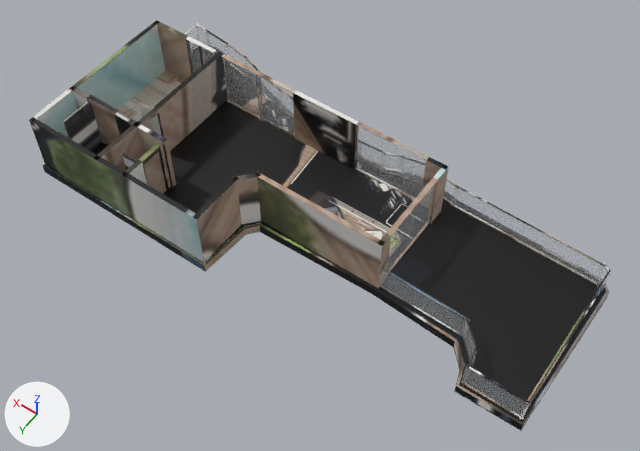
Two versions of the glTF model _bake/glb/kent-53/model.glb, one commit apart.
One viewpoint serves both versions: a 50 mm lens placed at (-11.04, 15.64, 23.57), pointed at (-0.43, 0.79, 0.23). Arrows for +X, +Y and +Z are at lower left; the lights stay in place. The picture after the commit comes second. Where no turn or scale is listed for an object, it has been applied to the vertices. Vertices at exactly the same position are counted once.
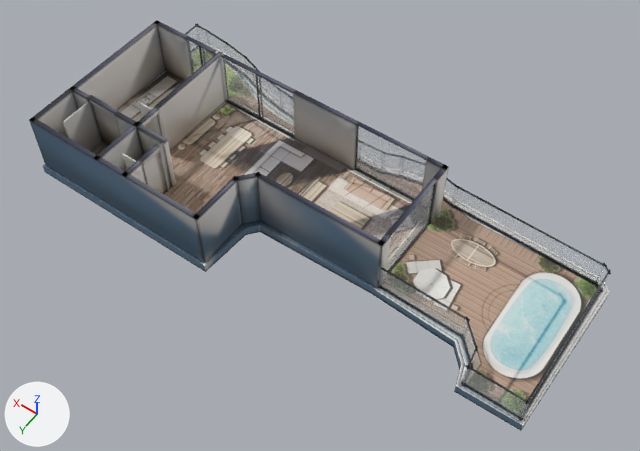
Where the change shows, as pixel boxes [x1, y1, x2, y2] in the pictures (640 x 451 px):
```json
{"part": 1, "of": "me_mesh_0", "change": "reshaped", "before": [43, 30, 415, 313], "after": [158, 54, 259, 151]}
{"part": 2, "of": "me_mesh_0", "change": "surface changed", "before": [29, 20, 611, 430], "after": [29, 20, 611, 430]}
```

Edits to the scene script, one JSON object a line:
```json
{"block": "me_mesh_0", "where": "# used by ob_mesh_0; location = (-9.39, 4.17, -0.36)"}
{"op": "remove", "block": "me_mesh_0", "code": "me_mesh_0.from_pydata(...)  # 1993 vertices, 3546 faces; spans x 0.0..18.7, y -8.5..0.0, z 0.0..2.6"}
{"op": "add", "block": "me_mesh_0", "code": "me_mesh_0.from_pydata(...)  # 1660 vertices, 2880 faces; spans x 0.0..18.7, y -8.5..0.0, z 0.0..2.6"}
{"block": "me_mesh_0", "change": "me_mesh_0 part 1: 9 vertices moved within x 15.4..15.6, y -6.4..-0.2, z 0.4; 333 vertices removed from x 6.2..18.7, y -6.5..0.0, z 0.0..0.4"}
{"block": "me_mesh_0", "change": "me_mesh_0 part 2: 1339 kept faces spanning x 0.0..18.6, y -8.5..-0.1, z 0.0..2.6 get new texture (UV) coordinates"}
```
